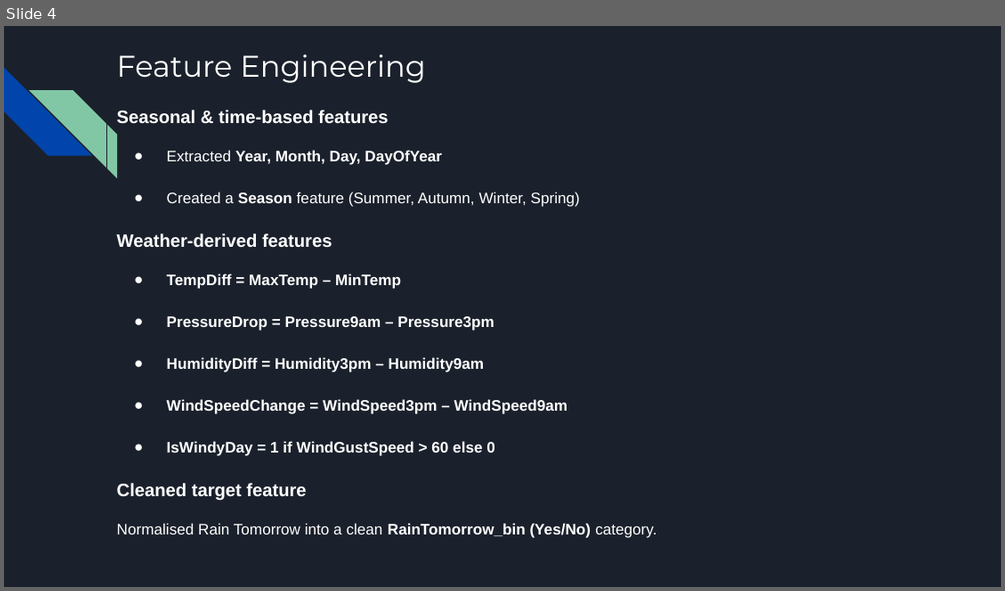
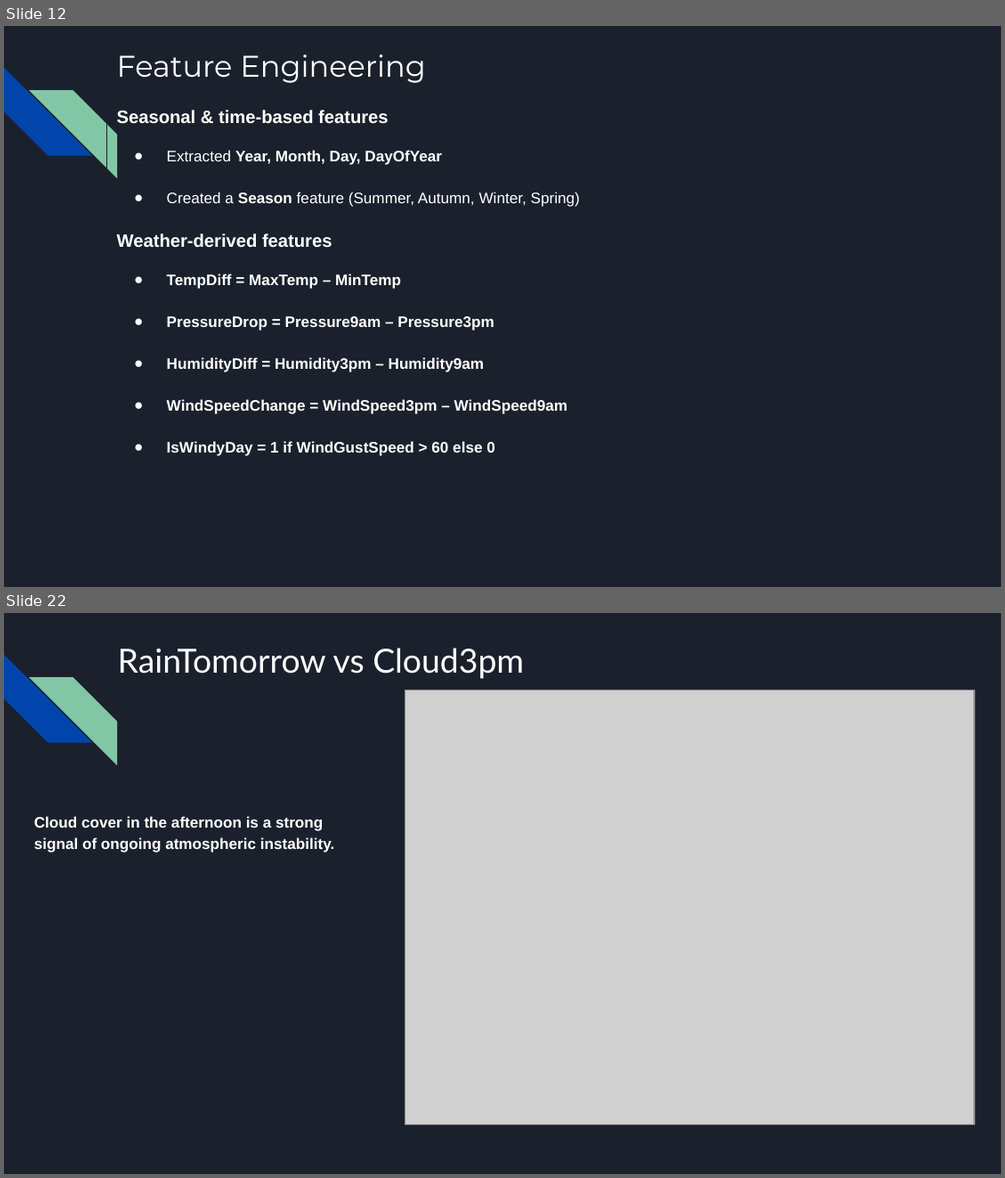
Before and after one commit to OmarEssam-20/weather-aus, a slide deck: WeatherAUS.pptx. Shown one above the other, each under a label of ours: slide 4 before the commit, slides 12 and 22 after it; the slides between them are not shown. The pictures are 1005x591 and 1005x1178 pixels, drawn with LibreOffice and Linux fonts; fonts in the diff are those of the drawing; grey boxes stand for pictures. Boxes give left, top, right and bottom in pixels: in the first picture for what was removed or moved away, otherwise in the second. Text is boxed around its words. In the diff, an @@ line names an element or a change of style, - is before the commit and + after.

```diff
--- a/WeatherAUS.pptx
+++ b/WeatherAUS.pptx
@@ slide 22 added at (4,613,1001,1174), background #1B212C; not listed: 2 template elements that a slide beside it also shows @@
@@ text added at (118,648,524,679), 24 pt, text #FFFFFF @@
+RainTomorrow vs Cloud3pm
@@ picture added at (404,690,974,1125) @@
@@ text added at (34,816,334,852), 11 pt, text #FFFFFF, bold @@
+Cloud cover in the afternoon is a strong signal of ongoing atmospheric instability.
@@ what was slide 4 is now slide 12 @@
@@ slide 12 changed as well @@
@@ text at (117,483,656,538): paragraphs removed @@
-Cleaned target feature
-Normalised Rain Tomorrow into a clean RainTomorrow_bin (Yes/No) category.
```
Also in this commit, not shown: 2 other slides changed, 24 other slides added, 3 slides removed.
